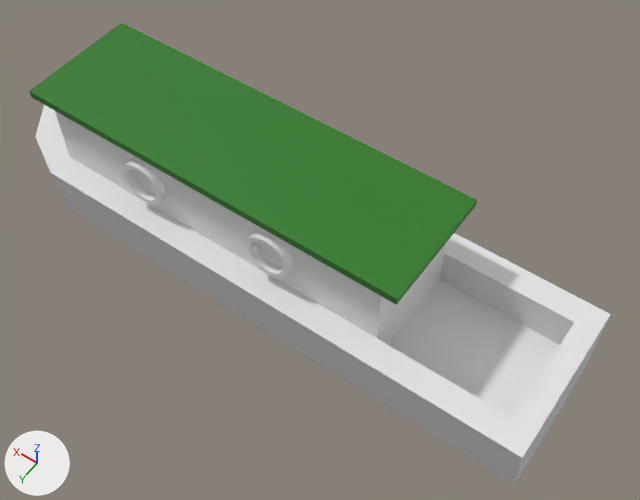
Two versions of the Blender file Blender/Boat.blend, one commit apart.
Camera for both pictures: a camera (50 mm lens) standing at (-9.55, 11.26, 18.39) and looking at (-1.35, -0.23, 0.34). Lighting does not change. The marker at lower left points along +X, +Y and +Z.
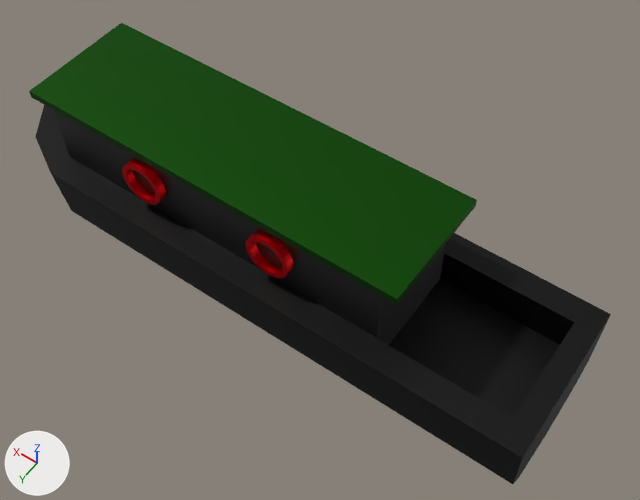
Commit message: Further modelling boat

Pixel boxes [x1, y1, x2, y2] of what changed, in the pictures (640 x 500 px):
'Cube.001', recoloured, surface changed
    both: [29, 23, 611, 484]
part 1 of me_cube, recoloured (white to black)
    both: [55, 111, 446, 345]
part 2 of me_cube, recoloured (white to red)
    both: [122, 159, 294, 278]
part 3 of me_cube, recoloured (white to black)
    both: [35, 105, 611, 484]

The edits, one by one:
Material 'Material.001' (mat_material_001) changes colour from dark green #2a7a1e to dark green #1e5715; in linear values from (0.0235, 0.194, 0.0131) to (0.013, 0.0944, 0.0077).
In material 'Material.001' (mat_material_001), metallic goes from 0.0 to 1.0.
Material 'Material.006' (mat_material_006) is new.
Its base color is (0.0243, 0.0243, 0.0243) (black #2b2b2b).
Its metallic is 1.0.
Material 'Material.005' (mat_material_005) is new.
Its base color is (0.00526, 0.00526, 0.00526) (black #101010).
Its roughness is 0.4.
Material 'Material.004' (mat_material_004) is new.
Its base color is (0.8, 0.0, 0.0048) (red #e7000f).
Its metallic is 1.0.
Its specular ior level is 0.278.
me_cube has 659 vertices, 418 faces and spans x -2.0..1.0, y -1.0..1.0, z -1.64..3.16.
me_cube is used by ob_cube_001; location (-2.84, 0.0, 0.0); scale (-5.48, -2.23, 1.0).
me_cube part 1: 26 faces spanning x -1.56..0.89, y -0.68..0.68, z -0.11..2.96 switch from mat_material (white #e7e7e7) to mat_material_005 (black #101010).
me_cube part 2: 264 faces spanning x -1.13..-0.18, y -0.78..0.75, z 1.38..2.62 switch from mat_material (white #e7e7e7) to mat_material_004 (red #e7000f).
me_cube part 3: 90 faces spanning x -2.0..1.0, y -1.0..1.0, z -1.64..1.0 switch from mat_material (white #e7e7e7) to mat_material_006 (black #2b2b2b).
